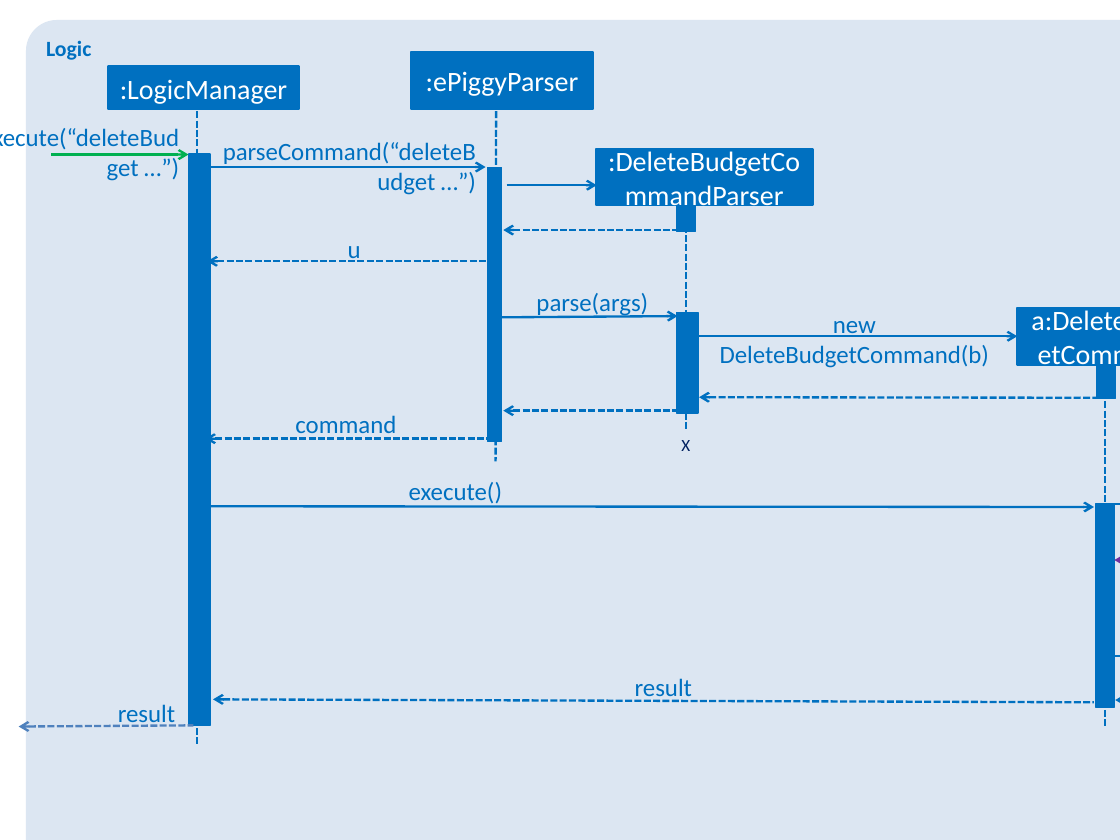
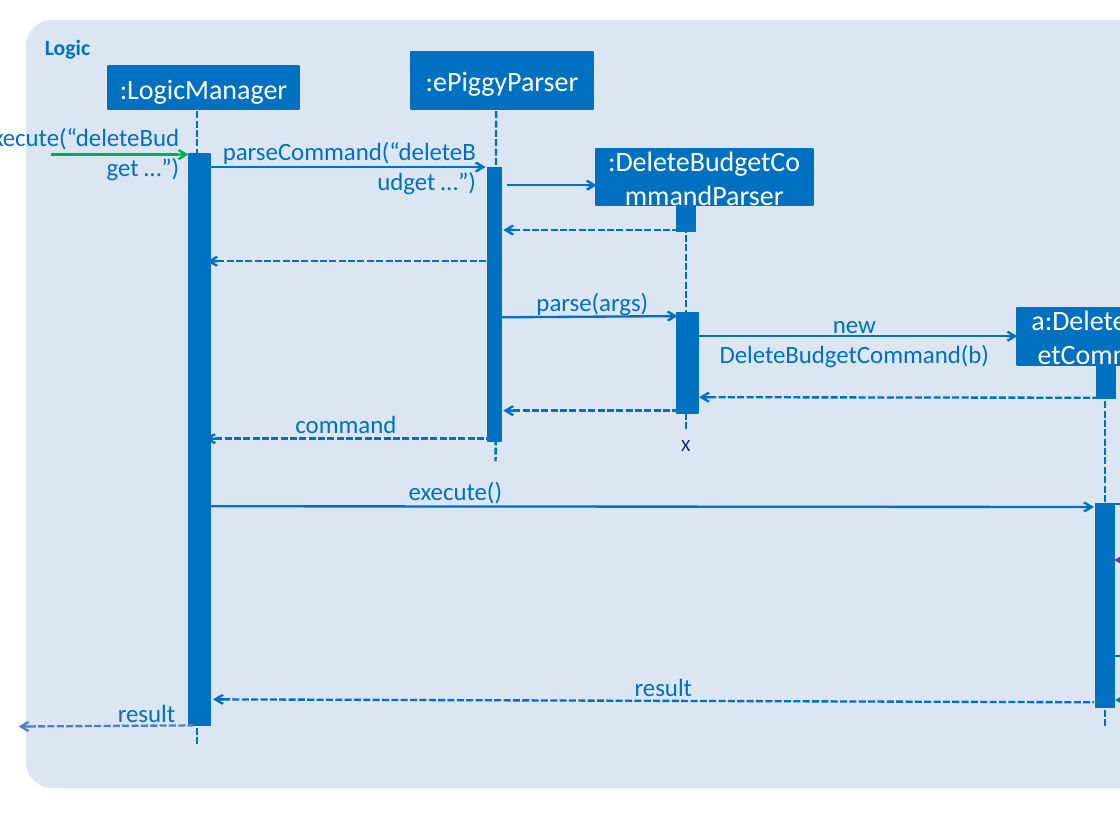
Before and after one commit to tehwenyi/main, a slide deck: slide 1 of docs/diagrams/DeleteBudgetSequenceDiagram.pptx. Drawn at 1120x840 pixels with LibreOffice and Linux fonts; fonts in the diff are those of the drawing. Boxes give left, top, right and bottom in pixels: in the first picture for what was removed or moved away, otherwise in the second. Text is boxed around its words. In the diff, an @@ line names an element or a change of style, - is before the commit and + after.

```diff
--- a/docs/diagrams/DeleteBudgetSequenceDiagram.pptx
+++ b/docs/diagrams/DeleteBudgetSequenceDiagram.pptx
@@ rounded rectangle "Logic": place and size @@
-rounded rectangle "Logic" at box(26, 20, 1120, 840)
+rounded rectangle "Logic" at box(26, 20, 1120, 788)
@@ text removed at box(348, 246, 361, 262) @@
-u
```
Also in this commit, not shown: 1 other file.
